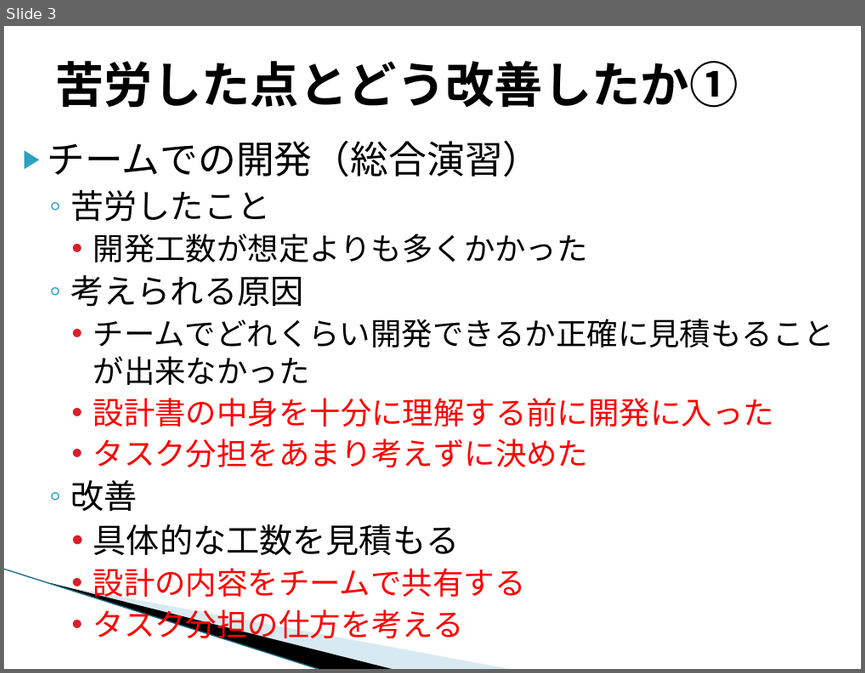
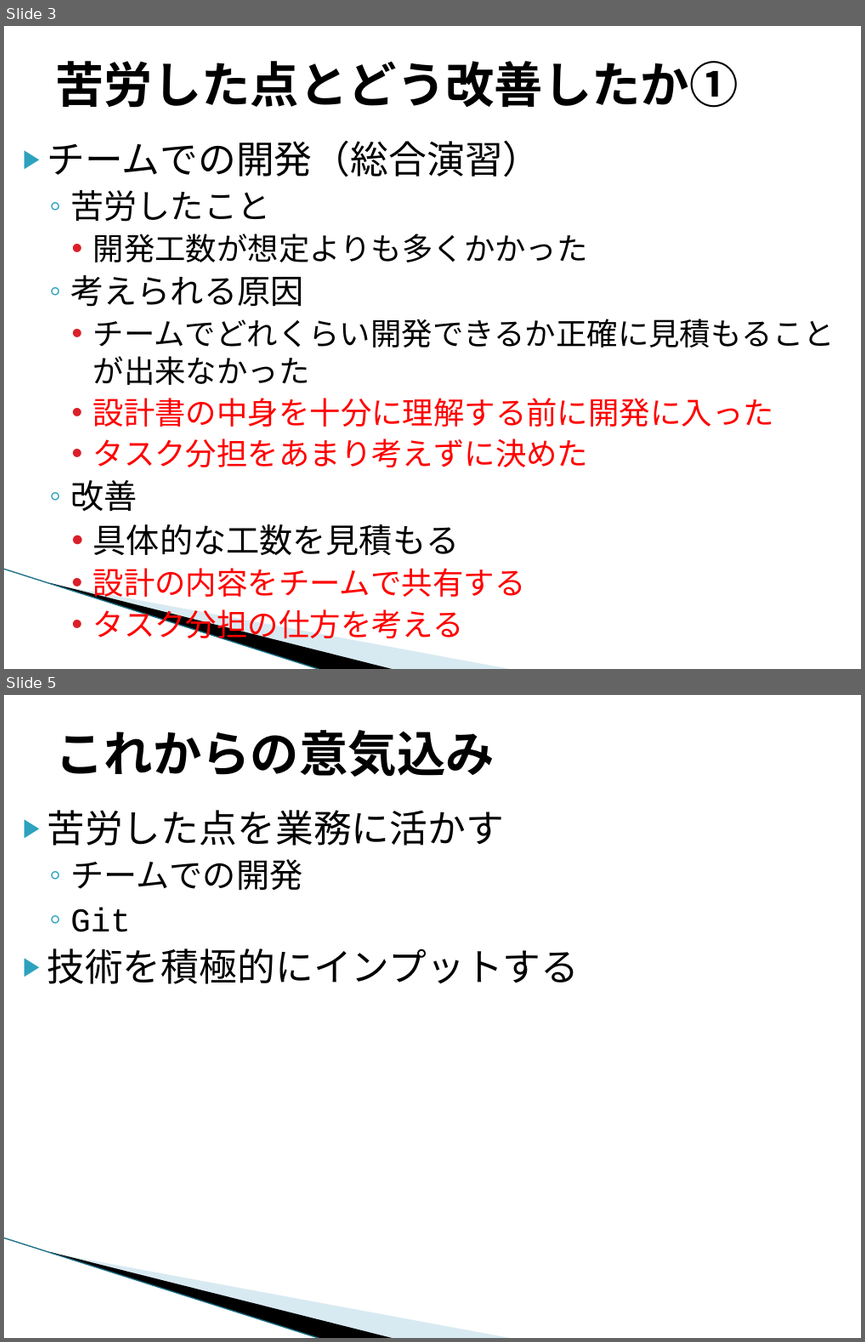
Before and after one commit to java201710/java, a slide deck: 99_チーム内打合せ用（総合演習）/成果発表会_個人発表作成内容 _香川.pptx. Shown one above the other, each under a label of ours: slide 3 before the commit, slides 3 and 5 after it; the slides between them are not shown. The pictures are 865x673 and 865x1342 pixels, drawn with LibreOffice and Linux fonts; fonts in the diff are those of the drawing; background and template pictures are left out. Boxes give left, top, right and bottom in pixels: in the first picture for what was removed or moved away, otherwise in the second. Text is boxed around its words. In the diff, an @@ line names an element or a change of style, - is before the commit and + after.

```diff
--- a/99_チーム内打合せ用（総合演習）/成果発表会_個人発表作成内容 _香川.pptx
+++ b/99_チーム内打合せ用（総合演習）/成果発表会_個人発表作成内容 _香川.pptx
@@ slide 5 added at (x1=4, y1=695, x2=861, y2=1338), background #FFFFFF; not listed: 3 template elements that a slide beside it also shows @@
@@ title added at (x1=55, y1=730, x2=494, y2=777), 41 pt, text #000000, bold @@
+これからの意気込み
@@ text added at (x1=46, y1=810, x2=579, y2=984), 32 pt, text #000000 @@
+▶ 苦労した点を業務に活かす
+  ◦ チームでの開発
+  ◦ Git
+▶ 技術を積極的にインプットする
```
Also in this commit, not shown: 1 slide changed, 1 other slide added.
